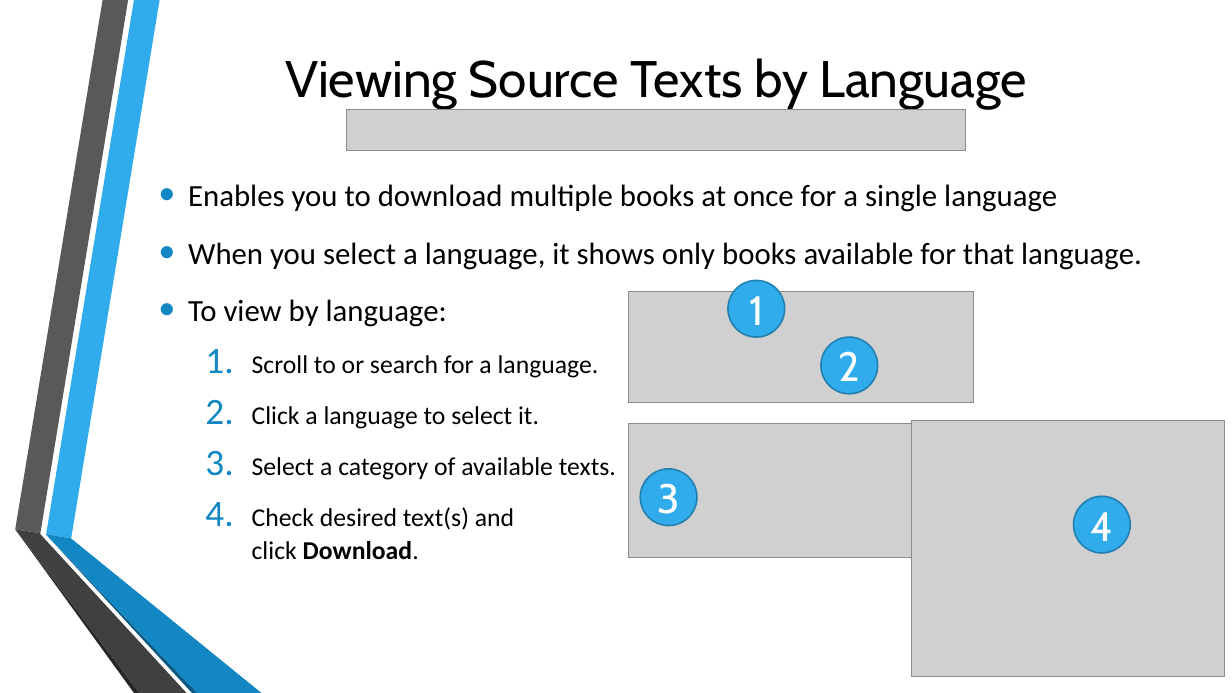
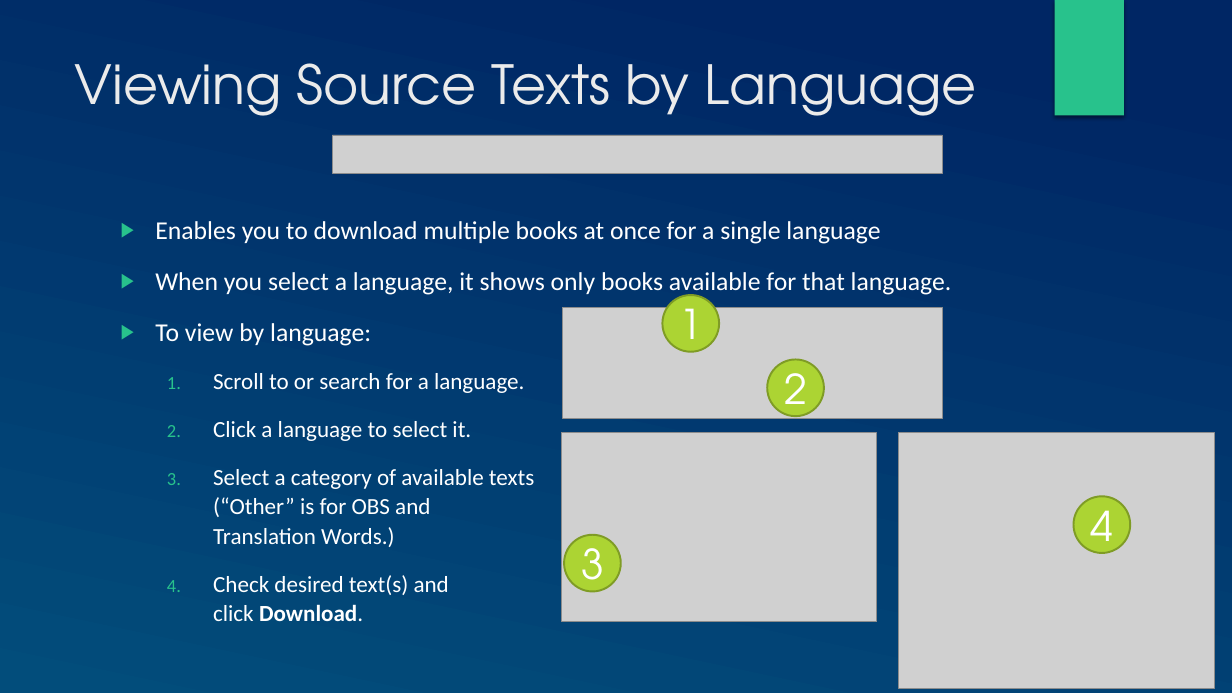
Before and after one commit to mondele/btt-writer-docs, a slide deck: slide 6 of docs/DUpdate.pptx. Drawn at 1232x693 pixels with LibreOffice and Linux fonts; fonts in the diff are those of the drawing; grey boxes stand for pictures; background and template pictures are left out. Boxes give left, top, right and bottom in pixels: in the first picture for what was removed or moved away, otherwise in the second. Text is boxed around its words. In the diff, an @@ line names an element or a change of style, - is before the commit and + after.

```diff
--- a/docs/DUpdate.pptx
+++ b/docs/DUpdate.pptx
@@ background picture (left out) to gradient #002664 to #024E7B @@
@@ rectangle added at (x1=1055, y1=0, x2=1124, y2=116), fill #28C28C @@
@@ title "Viewing Source Texts by Language" moved from (x1=285, y1=58, x2=1027, y2=108) to (x1=75, y1=63, x2=977, y2=116) @@
@@ title "Viewing Source Texts by Language" at (x1=75, y1=63, x2=977, y2=116): size 40 to 42 pt, font Cabin to TeX Gyre Adventor, text colour #000000 to #EBEBEB; alignment centre to left; vertical alignment middle to top @@
@@ picture removed at (x1=347, y1=110, x2=966, y2=151) @@
@@ picture added at (x1=333, y1=135, x2=943, y2=174) @@
@@ text "Enables you to download multiple ..." moved from (x1=188, y1=184, x2=1142, y2=560) to (x1=155, y1=221, x2=952, y2=621) @@
@@ text at (x1=155, y1=221, x2=952, y2=621): size 24 to 20 pt in "Enables you to download multiple books at ...", "When you select a language, it shows ...", "To view by language:"; text colour #000000 to #FFFFFF in "Enables you to download multiple books at ...", "When you select a language, it shows ...", "To view by language:", "Scroll to or search for a language." and 2 more places; size 20 to 18 pt in "Scroll to or search for a language.", "Click a language to select it.", "Check desired text(s) and click Download."; bullet • to ▶; bullet colour #1287C3 to #28C28C @@
@@ ellipse "1" moved from (x1=728, y1=280, x2=785, y2=336) to (x1=663, y1=295, x2=719, y2=351) @@
@@ picture resized from (x1=628, y1=291, x2=974, y2=402) to (x1=563, y1=308, x2=943, y2=419) @@
@@ ellipse "2" moved from (x1=821, y1=337, x2=877, y2=394) to (x1=767, y1=360, x2=823, y2=416) @@
@@ picture added at (x1=561, y1=433, x2=877, y2=622) @@
@@ picture removed at (x1=628, y1=423, x2=968, y2=558) @@
@@ picture moved from (x1=911, y1=421, x2=1225, y2=677) to (x1=899, y1=433, x2=1215, y2=689) @@
@@ text at (x1=213, y1=469, x2=534, y2=547): text changed; size 20 to 18 pt; text colour #000000 to #FFFFFF @@
-  3. Select a category of available texts.
+  3. Select a category of available texts
+     (“Other” is for OBS and
+     Translation Words.)
@@ group removed at (x1=15, y1=0, x2=262, y2=693): 6 freeform shapes @@
@@ font Cabin to TeX Gyre Adventor; fill #30ACEC to #ACD433; outline #247FAF 1.25 pt to #7F9D26 1.5 pt in 4 elements at (x1=1074, y1=496, x2=1130, y2=553), (x1=663, y1=295, x2=719, y2=351), (x1=767, y1=360, x2=823, y2=416), (x1=564, y1=535, x2=620, y2=592) @@
@@ ellipse "3" moved from (x1=640, y1=469, x2=697, y2=525) to (x1=564, y1=535, x2=620, y2=592) @@
```
Also in this commit, not shown: 8 other slides changed, 1 slide added, 1 slide removed, 1 other file.
